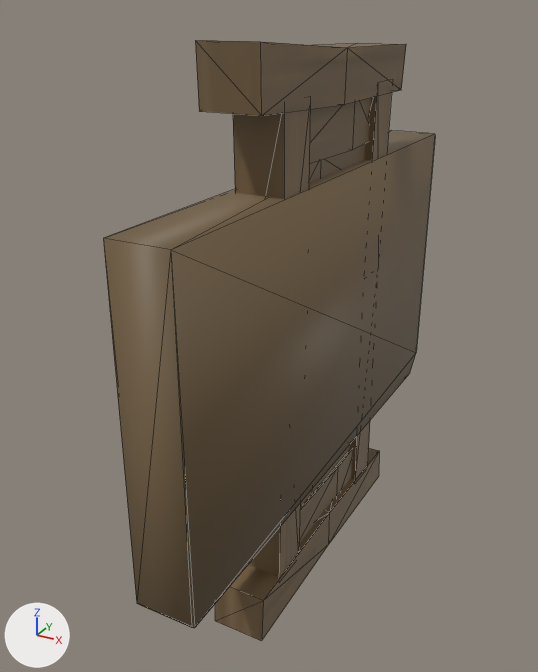
One commit to the FBX model Assets/Stylized_Egypt/Meshes/building/SM_wooden_window_04.fbx: the scene before it, then after it.
Rendered twice from a 50 mm lens placed at (0.697, -1.634, 0.762), pointed at (-0.167, -0.062, -0.024). The axes (+X, +Y, +Z) are drawn at lower left. The lights are the same throughout. Mesh edges are drawn as thin lines. Where no turn or scale is listed for an object, it has been applied to the vertices.

The first picture shows 'SM_wooden_window_04', 'SM_wooden_window_04_ConvexHulls'.
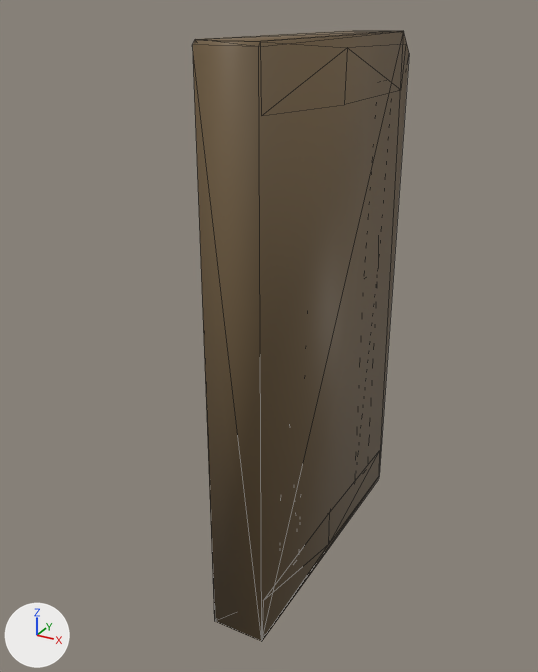
Location of each change, (x1, y1, x2, y2) in pixels of the pictures (538 x 672 px):
'SM_wooden_window_04_ConvexHulls', moved, rescaled (35% narrower, 23% taller): before (103, 130, 435, 628); after (193, 30, 409, 642)
'SM_wooden_window_04', unchanged, covered by the edit: before (195, 40, 406, 641)

What the commit changed:
In object 'SM_wooden_window_04_ConvexHulls' (ob_sm_wooden_window_04_convexhulls), parent is now set to ob_sm_wooden_window_174.
Object 'SM_wooden_window_04_ConvexHulls' (ob_sm_wooden_window_04_convexhulls) is rescaled from (0.01, 0.01, 0.01) to (1.0, 1.0, 1.0).
Object 'SM_wooden_window_174' (ob_sm_wooden_window_174) is new.
Its location is (0.0, 0.0, 0.0).
Its rotation in degrees is (90, 0, 0).
Its scale is (0.01, 0.01, 0.01).
